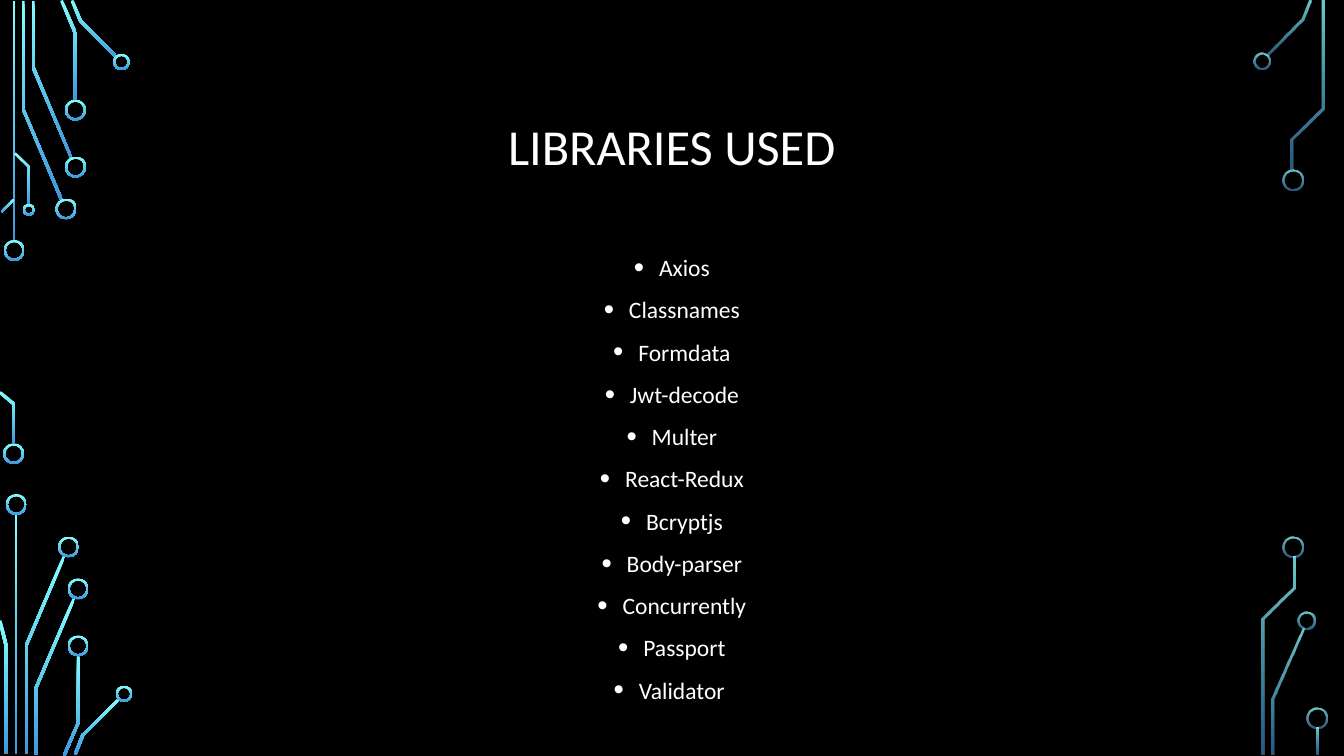
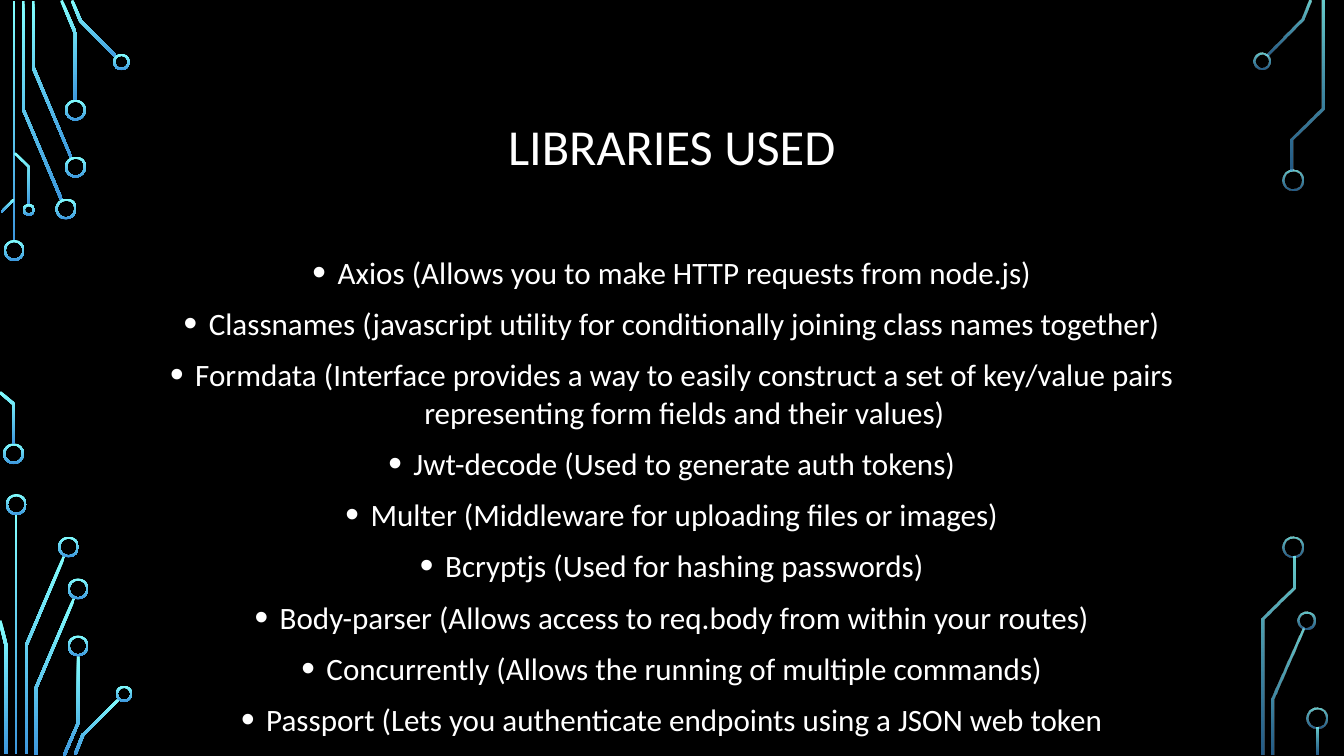
Before and after one commit to arronHealy/Professional_Practice_In_IT_Project, a slide deck: slide 13 of Project Presentation.pptx (slide 9 before the commit). Drawn at 1344x756 pixels with LibreOffice and Linux fonts; fonts in the diff are those of the drawing; background and template pictures are left out. Boxes give left, top, right and bottom in pixels: in the first picture for what was removed or moved away, otherwise in the second. Text is boxed around its words. In the diff, an @@ line names an element or a change of style, - is before the commit and + after.

```diff
--- a/Project Presentation.pptx
+++ b/Project Presentation.pptx
@@ text at box(195, 261, 1173, 737): text changed; size 16.8 to 22.2 pt @@
-• Axios
-• Classnames
-• Formdata
-• Jwt-decode
-• Multer
-• React-Redux
-• Bcryptjs
-• Body-parser
-• Concurrently
-• Passport
-• Validator
+• Axios (Allows you to make HTTP requests from node.js)
+• Classnames (javascript utility for conditionally joining class names together)
+• Formdata (Interface provides a way to easily construct a set of key/value pairs representing form fields and their values)
+• Jwt-decode (Used to generate auth tokens)
+• Multer (Middleware for uploading files or images)
+• Bcryptjs (Used for hashing passwords)
+• Body-parser (Allows access to req.body from within your routes)
+• Concurrently (Allows the running of multiple commands)
+• Passport (Lets you authenticate endpoints using a JSON web token
```
Also in this commit, not shown: 2 other slides changed, 4 slides added.
